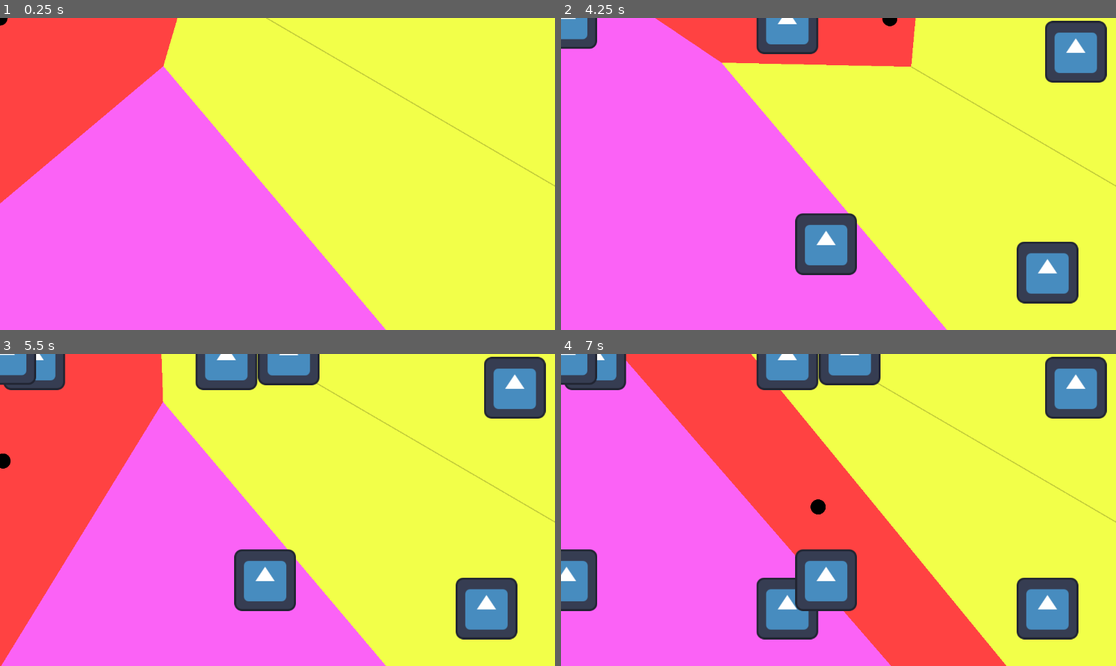
Above: before the commit, frames 1-4 (two rows, left to right).
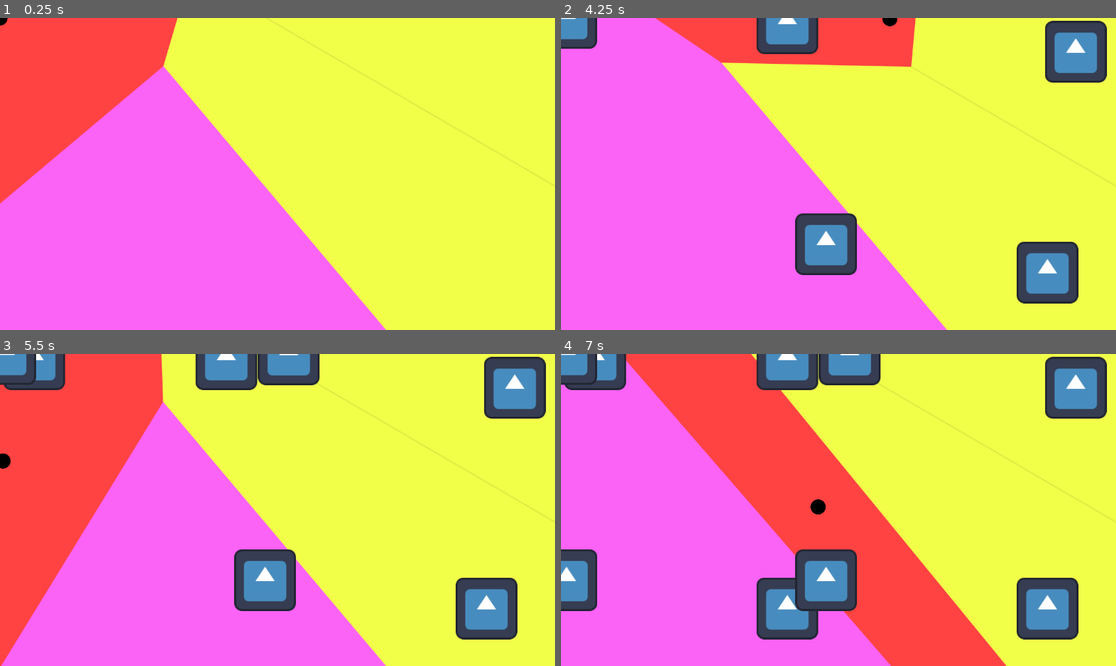
Above: after the commit, the same moments.

Repository: ProgrammingParadox/voronoi-game
Game: Godot game, scene res://node_2d.tscn
The game is run twice, just before and just after one commit, with the same random seed, the same clock (stepped at 60 frames per second) and the same inputs. The engine's default icon, where the game draws it, is replaced by a stand-in: a white triangle on a blue panel in a dark square.
Inputs:
- Up to frame 1 (0.25 s): no input
- Up to frame 2 (4.25 s): tap Enter at 0.5 s; hold D (player_1_right) 0.53-1.28 s; tap Q (player_1_plant) every 0.75 s from 0.6 to 3.6 s; hold S (player_1_down) 1.28-2.03 s; hold D (player_1_right) 2.03-2.78 s; hold W (player_1_up) 2.78-3.53 s; hold A (player_1_left) from 3.53 s (still down)
- Up to frame 3 (5.5 s): tap Q (player_1_plant) at 4.35, 5.1 s; release A (player_1_left) at 5.03 s; hold S (player_1_down) from 5.03 s (still down)
- Up to frame 4 (7 s): release S (player_1_down) at 5.78 s; hold D (player_1_right) 5.78-6.53 s; tap Q (player_1_plant) at 5.85, 6.6 s; hold W (player_1_up) from 6.53 s (still down)

The runs differ from the first frame. In frame 1, 0.3% of the frame differs, in the area x 0-100%, y 0-100%; in frame 2, 0.2%; in frame 3, 0.2%; in frame 4, 0.3%.

Commit message:
slight anti-aliasing in voronoi shader

Diff:
--- a/testing.gdshader
+++ b/testing.gdshader
@@ -8,7 +8,8 @@
 uniform float p_y[100];
 uniform float colors[100 * 4];
 
-const float width = 0.001;
+const float border_width = 0.002;
+const float aa_width     = 0.0005;
 
 void vertex() {
 	// Called for every vertex the material is visible on.
@@ -24,7 +25,6 @@
 }
 
 void findTwoClosest(vec2 pos, out int closest, out int second_closest){
-	// find two closest points... seeds?
 	float nearest_1 = 100000.0;
 	closest = -1;
 	float nearest_2 = 100000.0;
@@ -75,8 +75,14 @@
 	vec3 color_1 = getColor(closest);
 	vec3 color_2 = getColor(second_closest);
 
-	if(distance(p, o) < width && color_1 == color_2){
-		COLOR = vec4(color_1*0.8, 1.0);
+	float dist = distance(p, o);
+
+	if(dist < border_width && color_1 == color_2){
+		COLOR = vec4(mix(color_1 * 0.9, color_1, dist / border_width), 1.0);
+	} else if(dist < aa_width){
+		vec3 borderColor = mix(color_1, color_2, 0.5);
+
+		COLOR = vec4(mix(borderColor, color_1, dist / aa_width), 1.0);
 	} else {
 		COLOR = vec4(color_1, 1.0);
 	}
